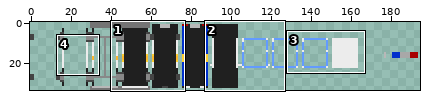
Two versions of one sprite sheet, police_cruiser.png. Above: a wide view before the commit, with the close-up outlined.
Close-up. Before the edit:
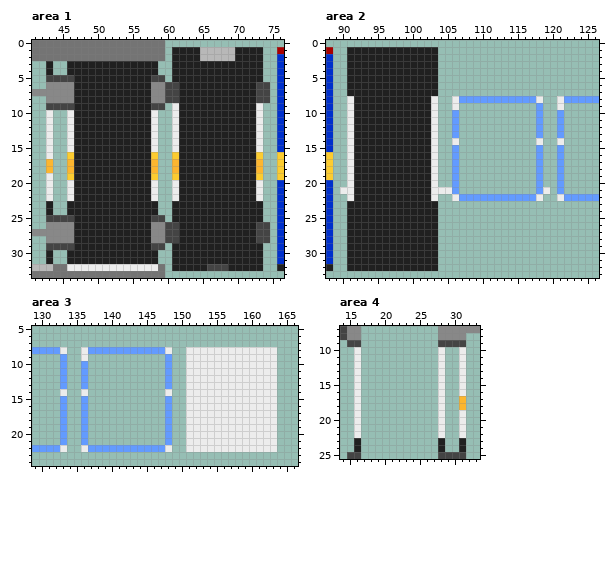
The file is 195x34 pixels. Shown: area 1: x 41..76, y 0..33; area 2: x 88..126, y 0..33; area 3: x 129..166, y 5..24; area 4: x 14..33, y 7..25. The commit also changed other parts of the picture, which this record leaves out.
And afterwards:
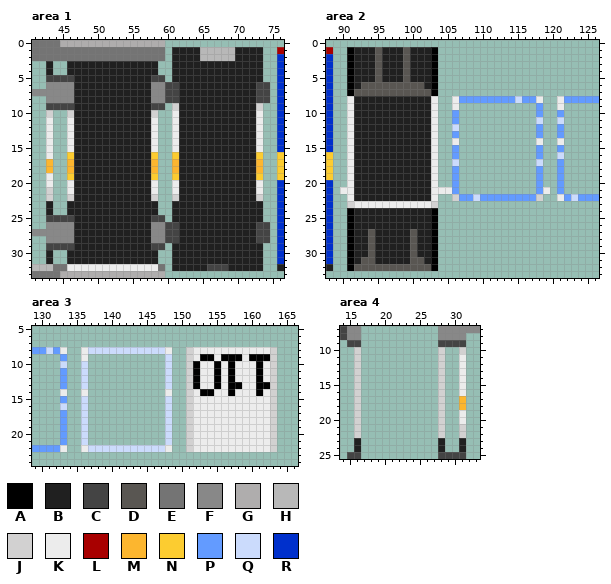
Palette (. is transparent): A #000000  B #202020  C #444444  D #595652  E #747474  F #888888  G #afadad  H #b8b8b8  J #d2d1d1  K #ececec  L #a80000  M #fcb62f  N #fccc30  P #639bff  Q #cbdbfc  R #0030cc
Difference:
--- area 1
@@ x 43..61 @@
- 0 EEEEEEEEEEEEEEEEE..
+ 0 EEGGGGGGGGGGGGGGG..
  1 EEEEEEEEEEEEEEEEE.B
@@ x 41..76 @@
  8 ..FFFFBBBBBBBBBBBFFCCBBBBBBBBBBBCC.R
- 9 ..CCCCBBBBBBBBBBBCC.KBBBBBBBBBBBK..R
-10 ..K..KBBBBBBBBBBBK..KBBBBBBBBBBBK..R
+ 9 ..CCCCBBBBBBBBBBBCC.JBBBBBBBBBBBJ..R
+10 ..J..JBBBBBBBBBBBJ..KBBBBBBBBBBBK..R
 11 ..K..KBBBBBBBBBBBK..KBBBBBBBBBBBK..R
@@ x 41..76 @@
 20 ..K..KBBBBBBBBBBBK..KBBBBBBBBBBBK..R
-21 ..K..KBBBBBBBBBBBK..KBBBBBBBBBBBK..R
-22 ..K..KBBBBBBBBBBBK..KBBBBBBBBBBBK..R
+21 ..J..KBBBBBBBBBBBK..KBBBBBBBBBBBK..R
+22 ..J..JBBBBBBBBBBBJ..JBBBBBBBBBBBJ..R
 23 ..B..BBBBBBBBBBBBB..BBBBBBBBBBBBB..R
@@ x 43..61 @@
 32 HEEKKKKKKKKKKKKKE.B
-33 EEEEEEEEEEEEEEEEE..
+33 EEGGGGGGGGGGGGGGG..
--- area 2
@@ x 88..126 @@
  0 .......................................
- 1 L..BBBBBBBBBBBBB.......................
- 2 R..BBBBBBBBBBBBB.......................
- 3 R..BBBBBBBBBBBBB.......................
- 4 R..BBBBBBBBBBBBB.......................
- 5 R..BBBBBBBBBBBBB.......................
- 6 R..BBBBBBBBBBBBB.......................
- 7 R..BBBBBBBBBBBBB.......................
- 8 R..KBBBBBBBBBBBK..KPPPPPPPPPPPK..KPPPPP
+ 1 L..ABBBDBBBDBBBA.......................
+ 2 R..ABBBDBBBDBBBA.......................
+ 3 R..ABBBDBBBDBBBA.......................
+ 4 R..ABBBDBBBDBBBA.......................
+ 5 R..ABBBDBBBDBBBA.......................
+ 6 R..ABDDDDDDDDDBA.......................
+ 7 R..ADDDDDDDDDDDA.......................
+ 8 R..KBBBBBBBBBBBK..KPPPPPPPPQPPK..KPPPPP
  9 R..KBBBBBBBBBBBK..K...........P..K.....
 10 R..KBBBBBBBBBBBK..P...........P..P.....
-11 R..KBBBBBBBBBBBK..P...........P..P.....
-12 R..KBBBBBBBBBBBK..P...........P..P.....
+11 R..KBBBBBBBBBBBK..P...........Q..Q.....
+12 R..KBBBBBBBBBBBK..Q...........P..P.....
 13 R..KBBBBBBBBBBBK..P...........P..P.....
@@ x 104..123 @@
 15 ..P...........P..P..
-16 ..P...........P..P..
-17 ..P...........P..P..
+16 ..P...........P..Q..
+17 ..Q...........Q..P..
 18 ..P...........P..P..
@@ x 88..126 @@
 21 R.KKBBBBBBBBBBBKKKP...........PK.P.....
-22 R..KBBBBBBBBBBBK..KPPPPPPPPPPPK..KPPPPP
-23 R..BBBBBBBBBBBBB.......................
-24 R..BBBBBBBBBBBBB.......................
-25 R..BBBBBBBBBBBBB.......................
-26 R..BBBBBBBBBBBBB.......................
-27 R..BBBBBBBBBBBBB.......................
-28 R..BBBBBBBBBBBBB.......................
-29 R..BBBBBBBBBBBBB.......................
-30 R..BBBBBBBBBBBBB.......................
-31 R..BBBBBBBBBBBBB.......................
-32 B..BBBBBBBBBBBBB.......................
+22 R..KBBBBBBBBBBBK..JPPQPPPPPPPPJ..KPQPPP
+23 R..JKKKKKKKKKKKJ.......................
+24 R..ABBBBBBBBBBBA.......................
+25 R..ABBBBBBBBBBBA.......................
+26 R..ABBBBBBBBBBBA.......................
+27 R..ABBDBBBBBDBBA.......................
+28 R..ABBDBBBBBDBBA.......................
+29 R..ABBDBBBBBDBBA.......................
+30 R..ABBDBBBBBDBBA.......................
+31 R..ABDDBBBBBDDBA.......................
+32 B..ADDDDDDDDDDDA.......................
 33 .......................................
--- area 3
@@ x 129..166 @@
  7 ......................................
- 8 PPPPK..KPPPPPPPPPPPK..KKKKKKKKKKKKK...
- 9 ....P..K...........P..KKKKKKKKKKKKK...
-10 ....P..P...........P..KKKKKKKKKKKKK...
-11 ....P..P...........P..KKKKKKKKKKKKK...
-12 ....P..P...........P..KKKKKKKKKKKKK...
-13 ....P..P...........P..KKKKKKKKKKKKK...
-14 ....K..K...........K..KKKKKKKKKKKKK...
-15 ....P..P...........P..KKKKKKKKKKKKK...
-16 ....P..P...........P..KKKKKKKKKKKKK...
-17 ....P..P...........P..KKKKKKKKKKKKK...
-18 ....P..P...........P..KKKKKKKKKKKKK...
-19 ....P..P...........P..KKKKKKKKKKKKK...
-20 ....P..P...........P..KKKKKKKKKKKKK...
-21 ....P..P...........P..KKKKKKKKKKKKK...
-22 PPPPK..KPPPPPPPPPPPK..KKKKKKKKKKKKK...
+ 8 PPQPK..KQQQQQQQQQQQK..JKKKKKKKKKKKJ...
+ 9 ....P..K...........Q..JKAAKAAAKAAAJ...
+10 ....Q..Q...........Q..JAKKAKAKKKAKJ...
+11 ....P..Q...........Q..JAKKAKAKKKAKJ...
+12 ....P..Q...........Q..JAKKAKAKKKAKJ...
+13 ....P..Q...........Q..JAKKAKAAKKAAJ...
+14 ....K..K...........K..JKAAKKAKKKAKJ...
+15 ....P..Q...........Q..JKKKKKKKKKKKJ...
+16 ....Q..Q...........Q..JKKKKKKKKKKKJ...
+17 ....P..Q...........Q..JKKKKKKKKKKKJ...
+18 ....P..Q...........Q..JKKKKKKKKKKKJ...
+19 ....P..Q...........Q..JKKKKKKKKKKKJ...
+20 ....P..Q...........Q..JKKKKKKKKKKKJ...
+21 ....P..Q...........Q..JKKKKKKKKKKKJ...
+22 PPPPK..KQQQQQQQQQQQK..JKKKKKKKKKKKJ...
 23 ......................................
--- area 4
@@ x 14..33 @@
  9 .CC...........CCCC..
-10 ..K...........K..K..
-11 ..K...........K..K..
-12 ..K...........K..K..
-13 ..K...........K..K..
-14 ..K...........K..K..
-15 ..K...........K..K..
-16 ..K...........K..K..
-17 ..K...........K..M..
-18 ..K...........K..M..
-19 ..K...........K..K..
-20 ..K...........K..K..
-21 ..K...........K..K..
-22 ..K...........K..K..
+10 ..J...........J..J..
+11 ..J...........J..K..
+12 ..J...........J..K..
+13 ..J...........J..K..
+14 ..J...........J..K..
+15 ..J...........J..K..
+16 ..J...........J..K..
+17 ..J...........J..M..
+18 ..J...........J..M..
+19 ..J...........J..K..
+20 ..J...........J..K..
+21 ..J...........J..J..
+22 ..J...........J..J..
 23 ..B...........B..B..
